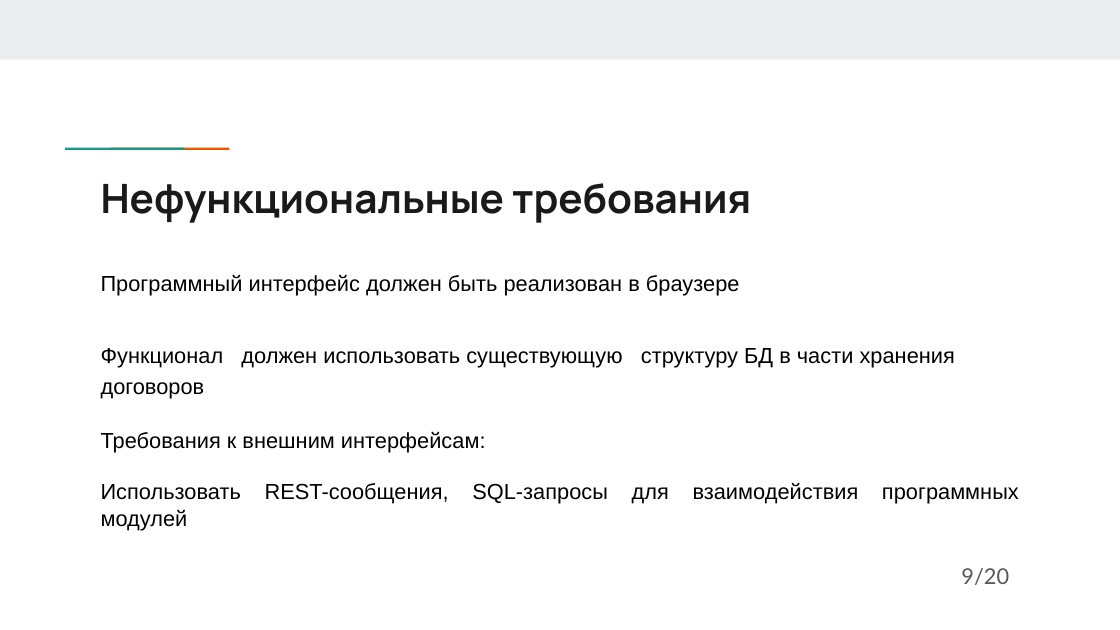
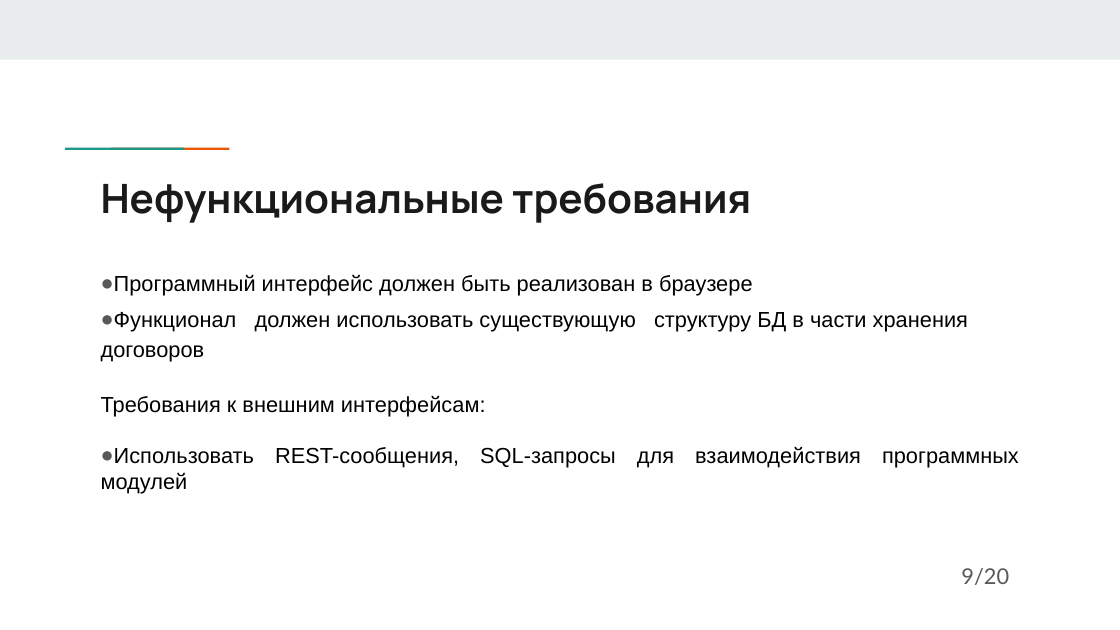
Before and after one commit to DaNkOMeN/MyDiplom, a slide deck: slide 10 of Последняя версия презентации.pptx. Drawn at 1120x630 pixels with LibreOffice and Linux fonts; fonts in the diff are those of the drawing. Boxes give left, top, right and bottom in pixels: in the first picture for what was removed or moved away, otherwise in the second. Text is boxed around its words. In the diff, an @@ line names an element or a change of style, - is before the commit and + after.

```diff
--- a/Последняя версия презентации.pptx
+++ b/Последняя версия презентации.pptx
@@ text at bbox=[101, 274, 1019, 494]: bullet none to ● @@
```
Also in this commit, not shown: 4 other slides changed, 1 slide added, 1 other file.
